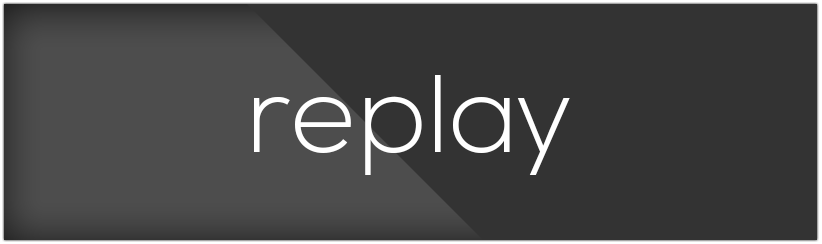
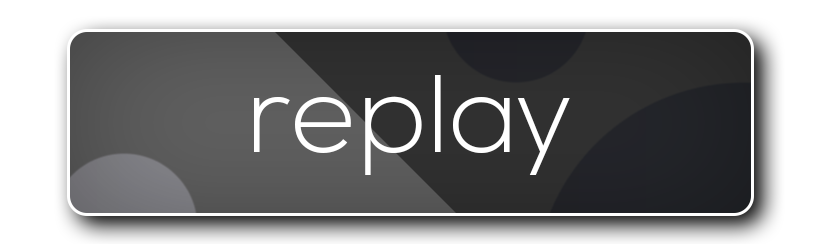
Comparing the layer stacks of the two 822px x 244px images. Changes:
added layer "Layer 2" (33%) above "Layer 1" over [48, 2, 819, 244]
added layer "Rounded Rectangle 1" above "Rectangle 1" over [67, 29, 754, 216]
hid "Rectangle 1" over [4, 4, 817, 240]
